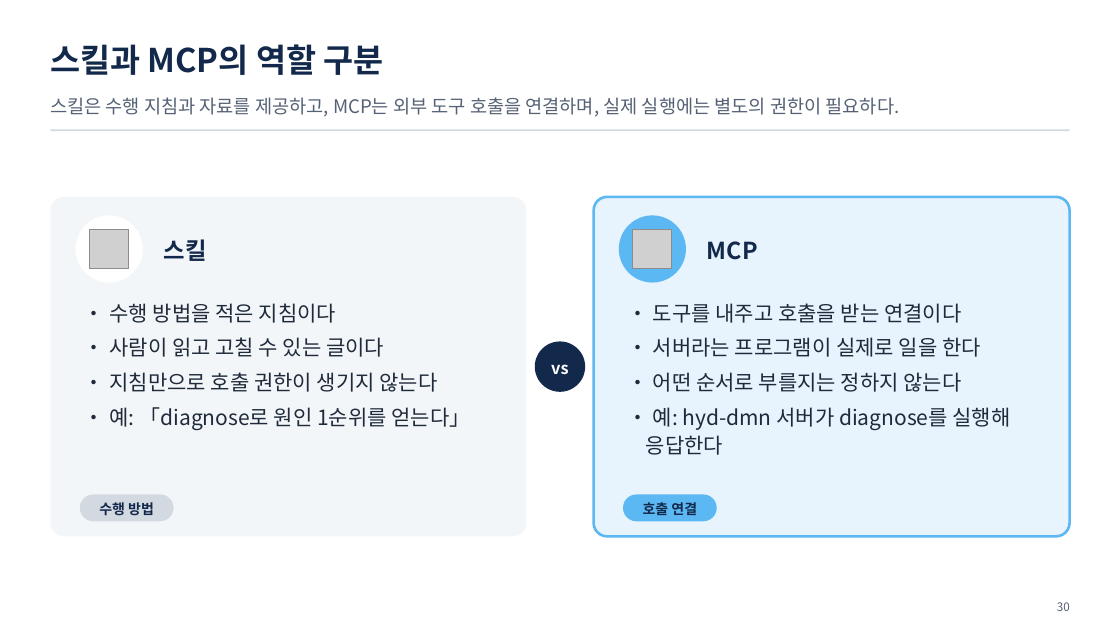
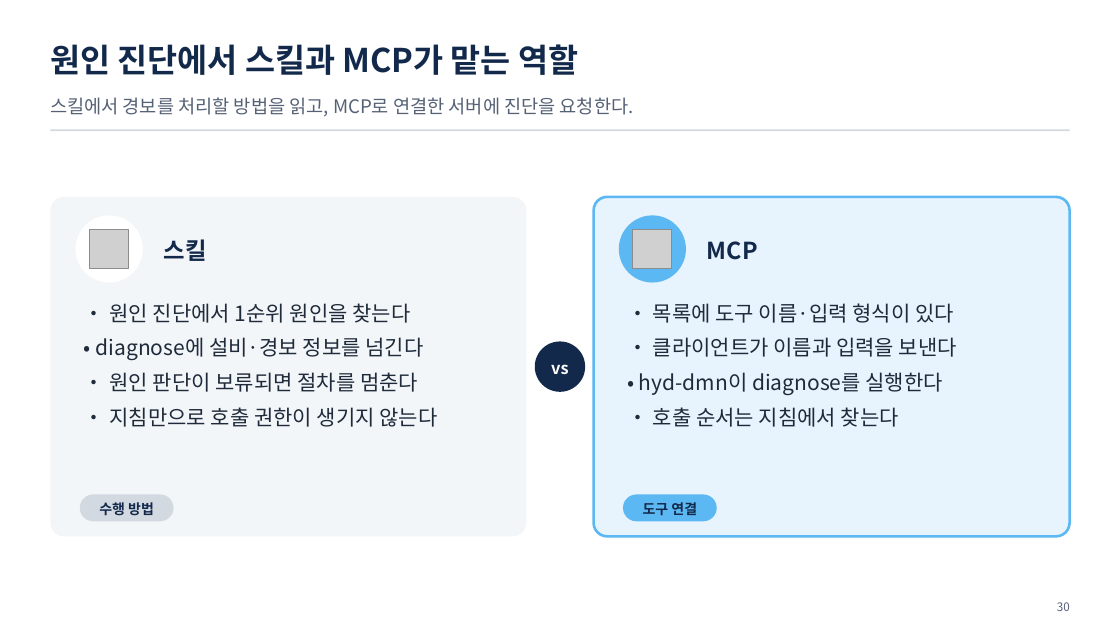
Before and after one commit to uengine-oss/hyd-iot-edu, a slide deck: slide 30 of workspace/강의제작/산출물/통합반/이론_오프라인/06회차/통합반_오프라인_06회차.pptx. Drawn at 1120x630 pixels with LibreOffice and Linux fonts; fonts in the diff are those of the drawing; grey boxes stand for pictures. Boxes give left, top, right and bottom in pixels: in the first picture for what was removed or moved away, otherwise in the second. Text is boxed around its words. In the diff, an @@ line names an element or a change of style, - is before the commit and + after.

Commit message:
통합반 현장 6회차 29~32장 스킬에 적힌 순서와 실제 실행 순서·열어 본 근거를 호출 기록으로 구별하는 화면과 노트를 검증한다

```diff
--- a/workspace/강의제작/산출물/통합반/이론_오프라인/06회차/통합반_오프라인_06회차.pptx
+++ b/workspace/강의제작/산출물/통합반/이론_오프라인/06회차/통합반_오프라인_06회차.pptx
@@ text at [50, 44, 578, 75]: text changed @@
-스킬과 MCP의 역할 구분
+원인 진단에서 스킬과 MCP가 맡는 역할
@@ text at [50, 97, 634, 117]: text changed @@
-스킬은 수행 지침과 자료를 제공하고, MCP는 외부 도구 호출을 연결하며, 실제 실행에는 별도의 권한이 필요하다.
+스킬에서 경보를 처리할 방법을 읽고, MCP로 연결한 서버에 진단을 요청한다.
@@ text at [96, 303, 424, 392]: text changed @@
-• 수행 방법을 적은 지침이다
-• 사람이 읽고 고칠 수 있는 글이다
+• 원인 진단에서 1순위 원인을 찾는다
+• diagnose에 설비·경보 정보를 넘긴다
+• 원인 판단이 보류되면 절차를 멈춘다
@@ text at [639, 303, 957, 427]: text changed @@
-• 도구를 내주고 호출을 받는 연결이다
-• 서버라는 프로그램이 실제로 일을 한다
-• 어떤 순서로 부를지는 정하지 않는다
-• 예: hyd-dmn 서버가 diagnose를 실행해 응답한다
+• 목록에 도구 이름·입력 형식이 있다
+• 클라이언트가 이름과 입력을 보낸다
+• hyd-dmn이 diagnose를 실행한다
+• 호출 순서는 지침에서 찾는다
@@ text at [110, 407, 471, 430]: paragraph removed @@
-• 예: 「diagnose로 원인 1순위를 얻는다」
@@ text at [643, 502, 697, 516]: text changed @@
-호출 연결
+도구 연결
```
Also in this commit, not shown: 3 other slides changed, 11 other files.
